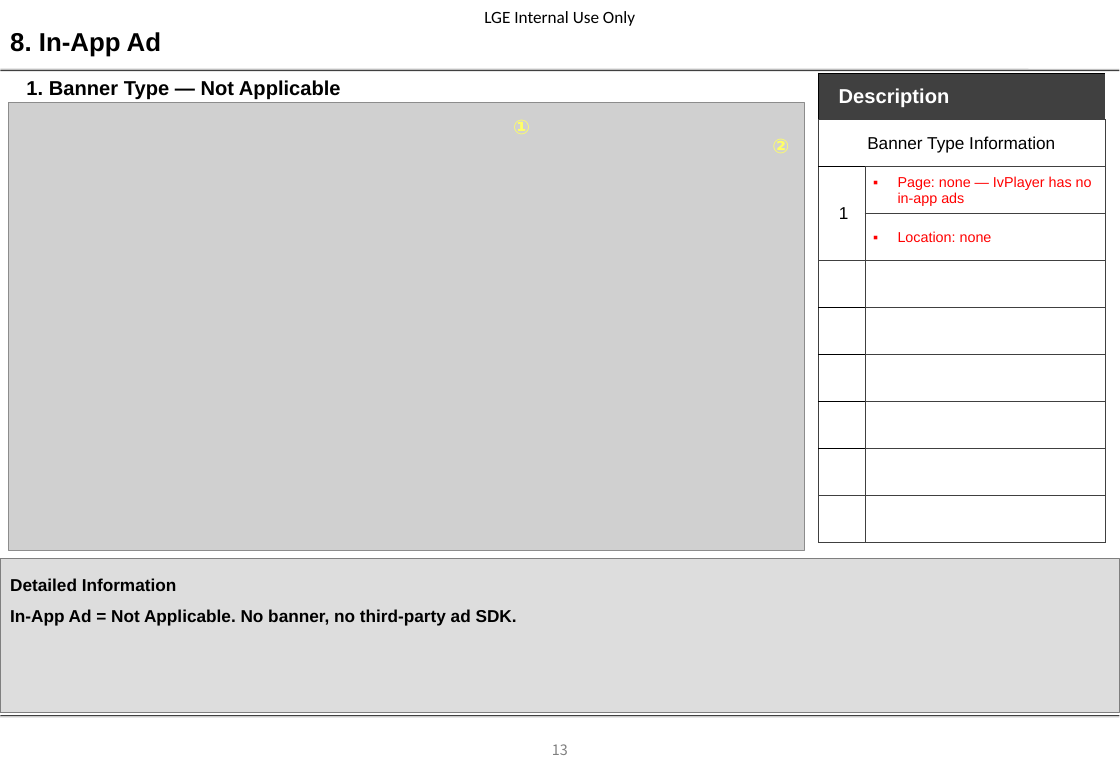
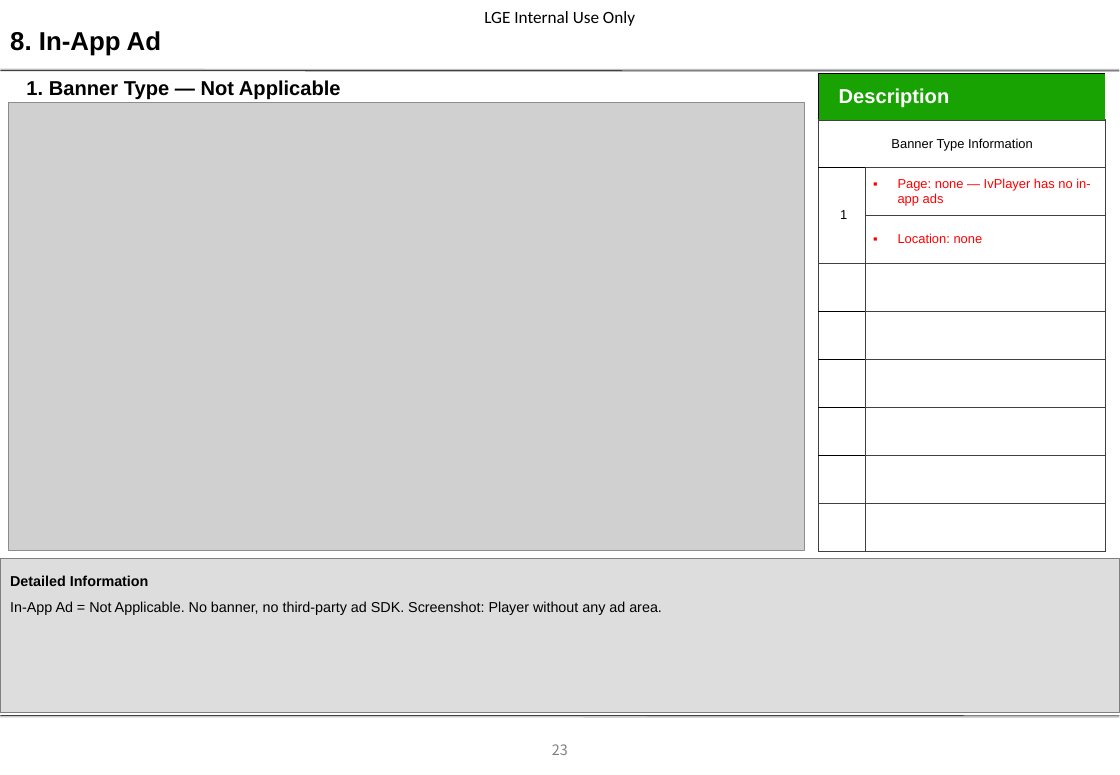
Before and after one commit to zhenon10/StreamBox, a slide deck: slide 23 of docs/lg-content-store/IvPlayer-UX-Scenario-4.4.ppt (slide 13 before the commit). Drawn at 1120x775 pixels with LibreOffice and Linux fonts; fonts in the diff are those of the drawing; grey boxes stand for pictures; background and template pictures are left out. Boxes give left, top, right and bottom in pixels: in the first picture for what was removed or moved away, otherwise in the second. Text is boxed around its words. In the diff, an @@ line names an element or a change of style, - is before the commit and + after.

```diff
--- a/docs/lg-content-store/IvPlayer-UX-Scenario-4.4.ppt
+++ b/docs/lg-content-store/IvPlayer-UX-Scenario-4.4.ppt
@@ table at [818,72,1106,551] @@
@@ fill #404040 to #18A303 in row 1, column 1 @@
@@ size 12 to 9 pt in "Banner Type Information", "1" @@
@@ size 10 to 9 pt in "Page: none — IvPlayer has no in-app ...", "Location: none" @@
@@ indent changed @@
@@ borders changed @@
@@ text removed at [502,108,535,144] @@
-①
@@ text removed at [761,128,795,163] @@
-②
@@ text in rectangle at [10,575,149,586]: size 12 to 10 pt in "Detailed Information" @@
@@ text in rectangle at [10,601,662,615]: text changed; size 12 to 10 pt; bold off @@
-In-App Ad = Not Applicable. No banner, no third-party ad SDK.
+In-App Ad = Not Applicable. No banner, no third-party ad SDK. Screenshot: Player without any ad area.
@@ page number at [552,744,568,755]: text changed @@
-13
+23
```
Also in this commit, not shown: 11 other slides changed, 13 slides added, 3 slides removed.
